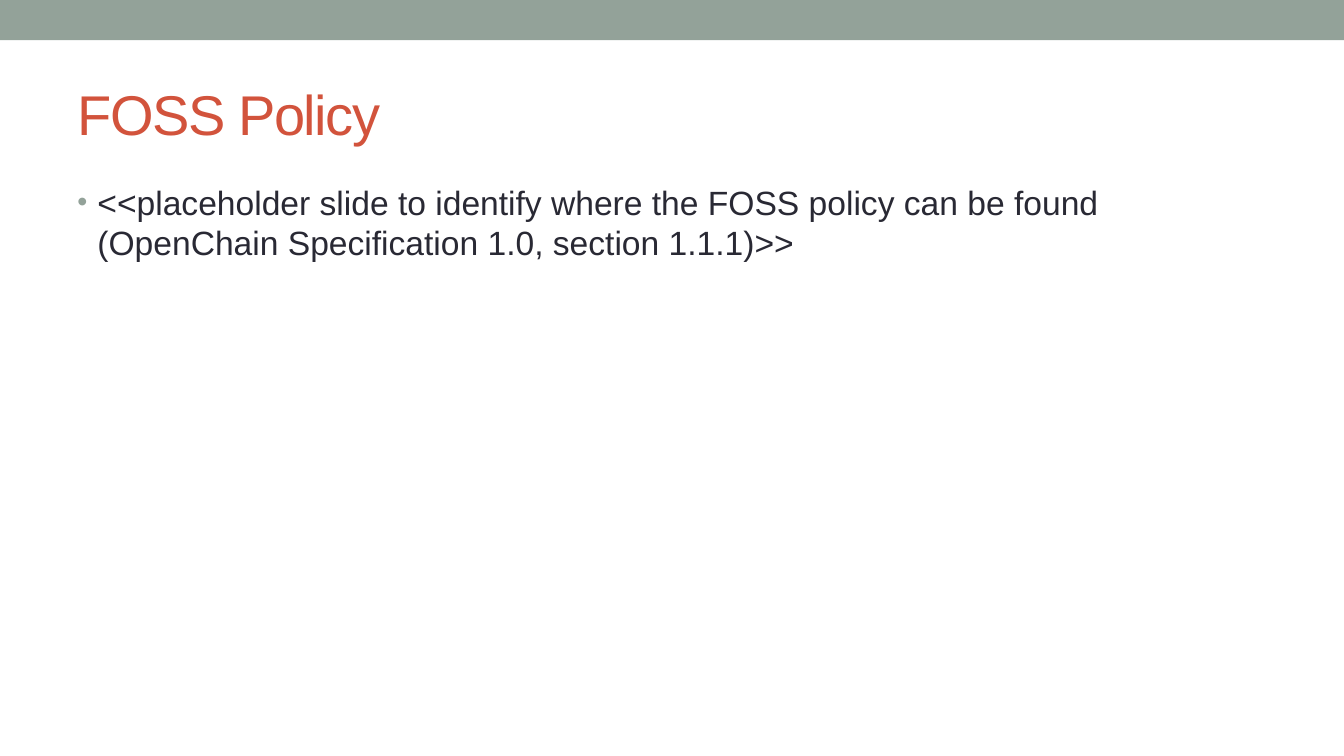
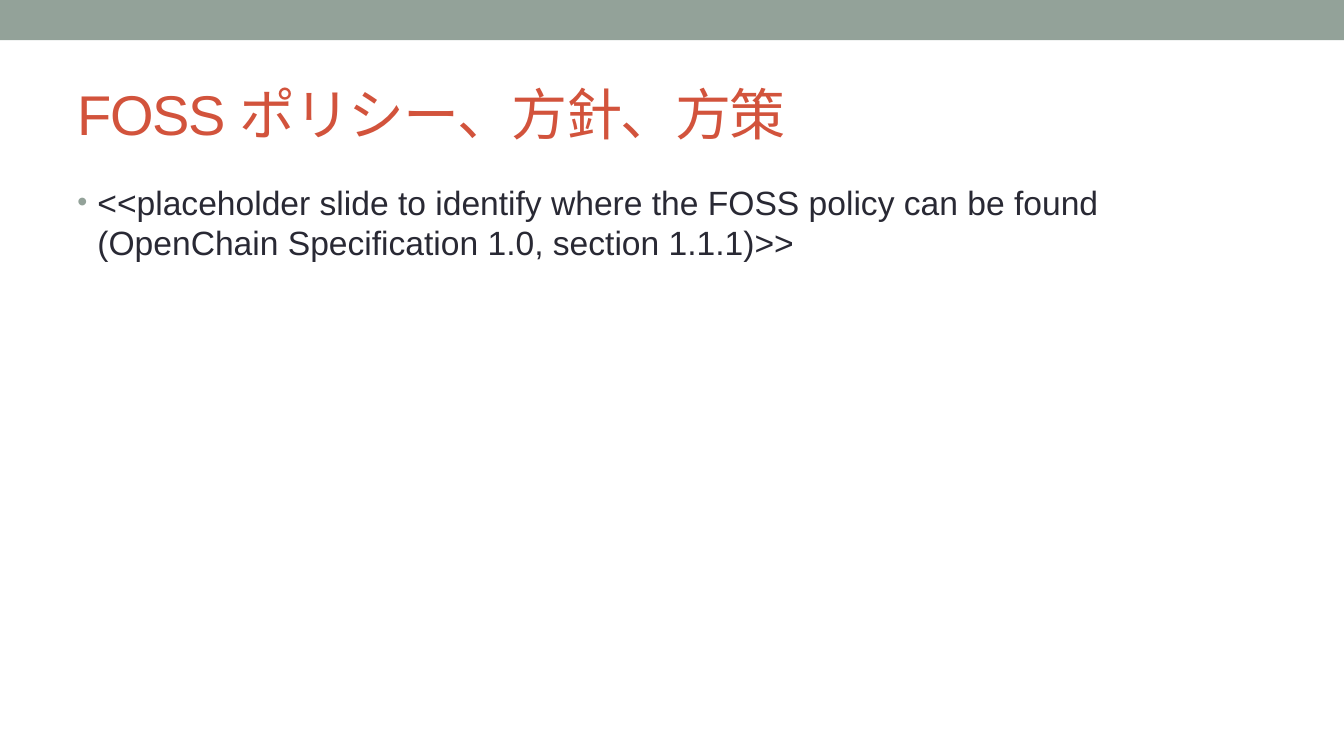
Before and after one commit to OpenChain-Project/Curriculum-Translation-JP, a slide deck: slide 3 of target/openchain-curriculum-release-2.pptx. Drawn at 1344x756 pixels with LibreOffice and Linux fonts; fonts in the diff are those of the drawing; background and template pictures are left out. Boxes give left, top, right and bottom in pixels: in the first picture for what was removed or moved away, otherwise in the second. Text is boxed around its words. In the diff, an @@ line names an element or a change of style, - is before the commit and + after.

```diff
--- a/target/openchain-curriculum-release-2.pptx
+++ b/target/openchain-curriculum-release-2.pptx
@@ title at [77,87,786,140]: text changed @@
-FOSS Policy
+FOSS ポリシー、方針、方策
```
Also in this commit, not shown: 7 other slides changed, 9 other files.
